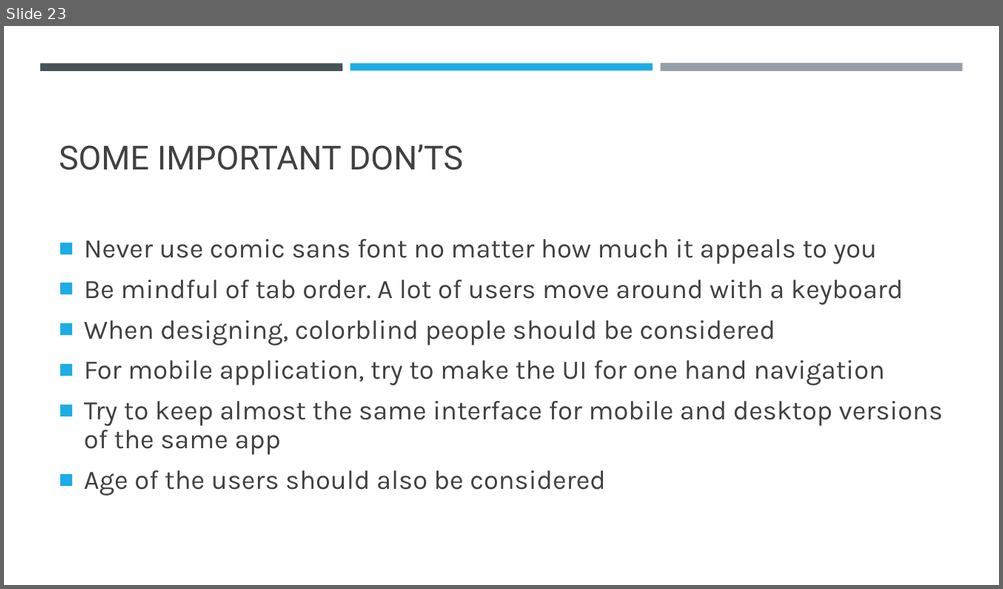
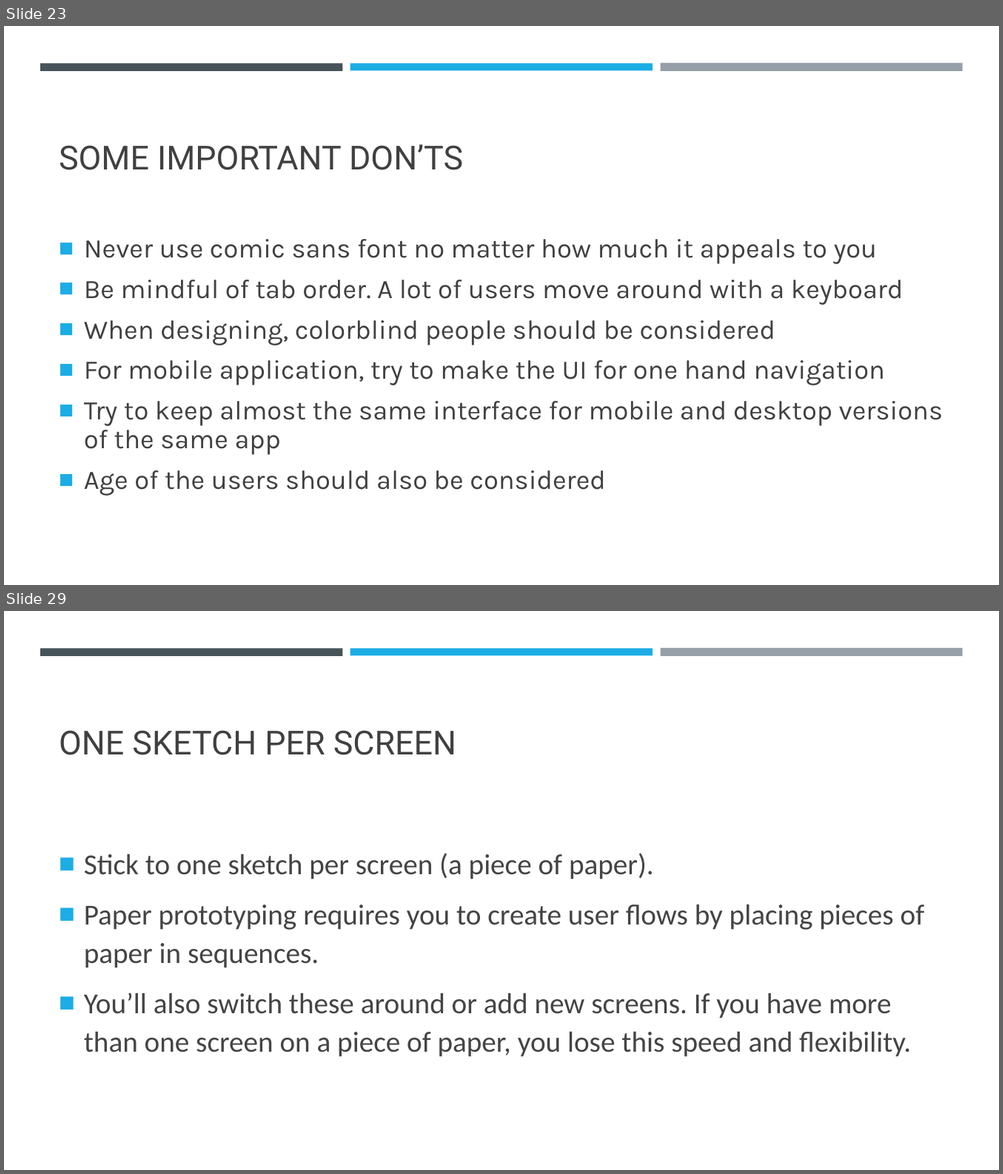
Before and after one commit to umairazfar/Software-Engineering, a slide deck: Slides/COMMON UI mistakes.pptx. Shown one above the other, each under a label of ours: slide 23 before the commit, slides 23 and 29 after it; the slides between them are not shown. The pictures are 1003x589 and 1003x1174 pixels, drawn with LibreOffice and Linux fonts; fonts in the diff are those of the drawing. Boxes give left, top, right and bottom in pixels: in the first picture for what was removed or moved away, otherwise in the second. Text is boxed around its words. In the diff, an @@ line names an element or a change of style, - is before the commit and + after.

```diff
--- a/Slides/COMMON UI mistakes.pptx
+++ b/Slides/COMMON UI mistakes.pptx
@@ slide 29 added at [4,611,999,1170], background #FFFFFF; not listed: 3 template elements that a slide beside it also shows @@
@@ title added at [59,730,456,755], 32 pt, text #404040 @@
+ONE SKETCH PER SCREEN
@@ text added at [84,853,925,1057], 28 pt, text #444444 @@
+■ Stick to one sketch per screen (a piece of paper).
+■ Paper prototyping requires you to create user flows by placing pieces of paper in sequences.
+■ You’ll also switch these around or add new screens. If you have more than one screen on a piece of paper, you lose this speed and flexibility.
```
Also in this commit, not shown: 6 other slides added, 2 other files.
